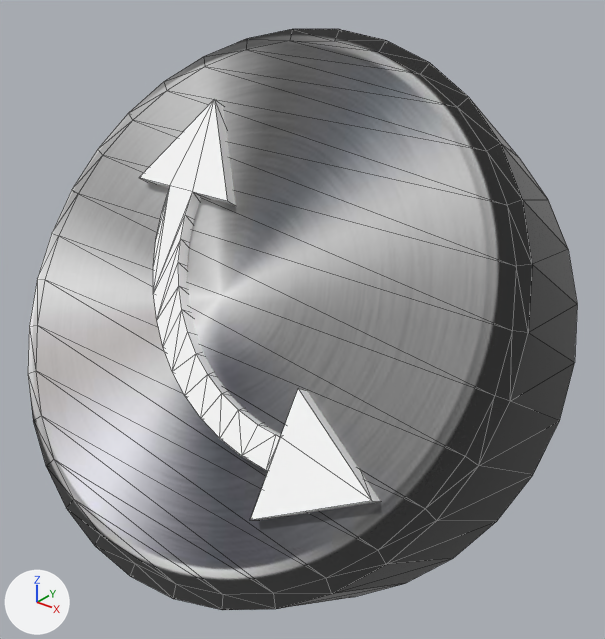
One commit to the glTF model modelos 3D Porta avião/arrow-left.gltf: the scene before it, then after it.
Before and after are seen from a camera (50 mm lens) standing at (-0.168, -1.575, 0.493) and looking at (-0.394, -1.293, 0.318). The lights are fixed; the arrows at lower left show +X, +Y and +Z. Mesh edges are drawn as thin lines. Vertices at the same position are counted once.

The first picture shows 'Circle', 'instance_1'.
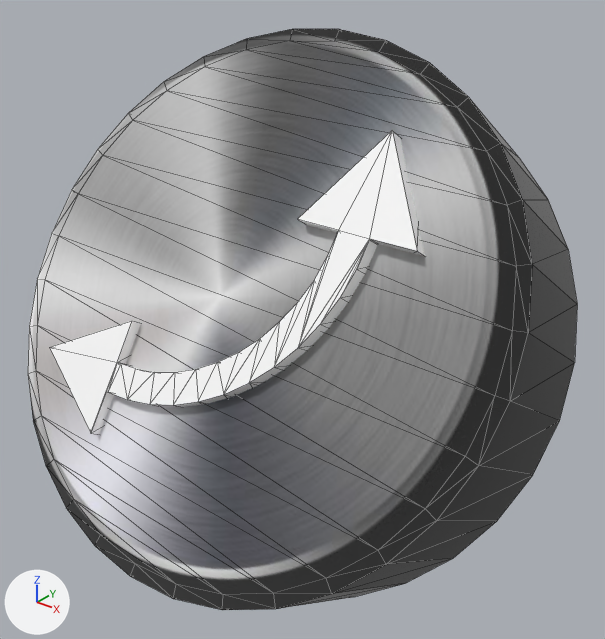
ob_sketchup_000 is not drawn itself; it is the parent of ob_instance_1, ob_instance_1_001, ob_skp_camera_last_saved_sketchup_view_001.

Where the newer file only moved an object's origin or applied its transform, the numbers keep the older frame.

The change, as a list of edits to the scene's bpy script:
```text
Change me_id219_001:
    where me_id219_001.from_pydata(...)  # 74 vertices, 107 faces; spans x -115.4..23.2, y -138.2..0.0, z 0.0..10.2
    used by ob_instance_1; parent = ob_sketchup_000; location = (-17.82, -49.67, 15.64); rotation_euler = (-2.152, 0.0, 0.0), in degrees (-123, 0, 0); scale = (-0.0505, -0.0478, -0.114)
    me_id219_001 part 1: the whole mesh is turned -90 degrees about the x axis through the mesh origin
Change ob_sketchup_000:
    ob_sketchup_000.rotation_euler: (0.0, 0.0, 0.0) -> (1.571, 0.0, 0.0)  # degrees (0, 0, 0) -> degrees (90, 0, 0)
Change ob_instance_1:
    ob_instance_1.location: (-17.82, -49.67, 15.64) -> (-13.87, 15.64, 49.67)
    ob_instance_1.scale: (-0.0505, -0.0478, -0.114) -> (0.0505, -0.114, -0.0478)
```

Location of each change, [x1, y1, x2, y2] in pixels of the pictures (605 x 639 px):
'instance_1', turned, moved, rescaled
    before: [139, 99, 380, 520]
    after: [50, 130, 425, 434]
